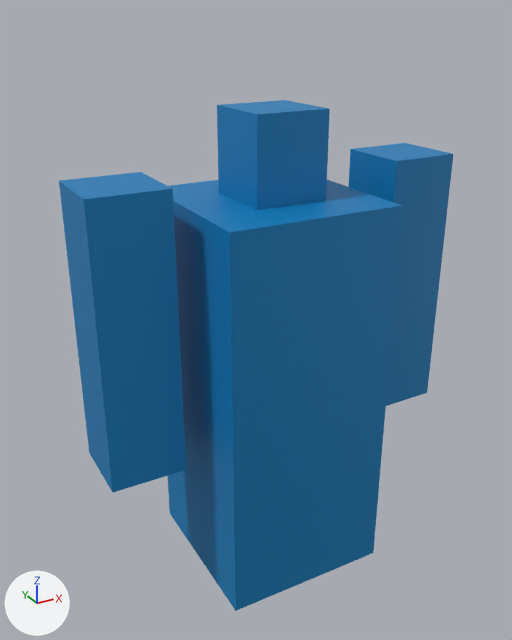
A saved change to the glTF model project/Resources/Models/gltf/player_singleMesh.gltf.
Rendered twice from a 50 mm lens placed at (-3.8, -6.58, 4.07), pointed at (0.02, 0.36, 0.6). Arrows for +X, +Y and +Z are at lower left; the lights stay in place. Vertices at the same position are counted once.

The first picture shows 'Body'.
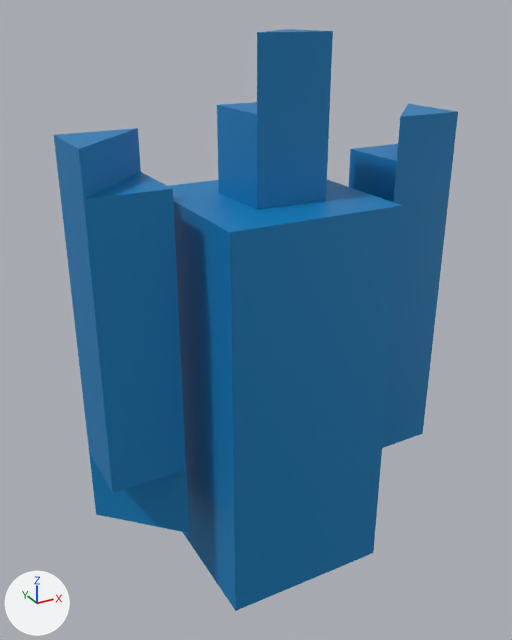
Changed parts and their boxes (x1, y1, x2, y2) in the pictures (512 x 640 px):
'Body', reshaped (14% taller)
    before: (59, 100, 453, 611)
    after: (54, 29, 458, 611)
part 1 of me_cube_019, built on (blue)
    after: (382, 393, 427, 448)
part 2 of me_cube_019, built on
    before: (397, 143, 452, 161)
    after: (397, 104, 458, 161)
part 3 of me_cube_019, built on (blue)
    after: (89, 453, 189, 533)
part 4 of me_cube_019, built on
    before: (60, 172, 140, 199)
    after: (54, 128, 141, 199)
part 5 of me_cube_019, built on
    before: (259, 100, 329, 114)
    after: (257, 29, 333, 114)

Patch to the scene script:
```diff
--- a/project/Resources/Models/gltf/player_singleMesh.gltf.py
+++ b/project/Resources/Models/gltf/player_singleMesh.gltf.py
@@ me_cube_019 @@
 me_cube_019.from_pydata(...)  # 40 vertices, 60 faces; spans x -2.15..2.23, y -1.0..1.86, z -2.37..3.14
 # used by ob_body; location = (0.0, 0.0, 0.0)
 # verts and faces of me_cube_019; kept vertices keep their numbers, new ones are numbered from 40
 # before: 8 (1.36, 0.45, -0.65), 12 (1.38, -0.4, -0.65), 14 (2.23, -0.38, -0.65) at pixel (427, 392)
 # before: 11 (2.21, 0.47, 2.52) at pixel (404, 142), 13 (1.38, -0.4, 2.52) at pixel (396, 160), 15 (2.23, -0.38, 2.52) at pixel (453, 153)
 # before: 16 (-2.15, 0.42, -0.65) at pixel (89, 452), 18 (-1.3, 0.42, -0.65), 22 (-1.3, -0.42, -0.65) at pixel (185, 469)
 # before: 17 (-2.15, 0.42, 2.52) at pixel (58, 180), 19 (-1.3, 0.42, 2.52) at pixel (140, 171), 21 (-2.15, -0.42, 2.52) at pixel (83, 199)
 # before: 27 (0.43, 0.43, 3.14) at pixel (285, 100), 29 (-0.4, -0.43, 3.14) at pixel (257, 114), 31 (0.44, -0.42, 3.14) at pixel (329, 108)
+# me_cube_019 part 1
+delete_faces([(8, 14, 12)])
+for new, old in zip([49, 50, 51], [8, 12, 14]): verts[new] = verts[old] + (0.0, 0.0, -0.64)
+faces += [(12, 50, 14), (14, 50, 51), (49, 51, 50), (8, 14, 51), (8, 51, 49), (8, 49, 12)]
+faces += [(12, 49, 50)]
+# me_cube_019 part 2
+delete_faces([(11, 13, 15)])
+for new, old in zip([46, 47, 48], [11, 13, 15]): verts[new] = verts[old] + (0.0, 0.0, 0.48)
+faces += [(13, 15, 48), (13, 48, 47), (46, 47, 48), (11, 13, 47), (11, 47, 46), (11, 46, 15)]
+faces += [(15, 46, 48)]
+# me_cube_019 part 3
+delete_faces([(16, 18, 22)])
+for new, old in zip([52, 53, 54], [16, 18, 22]): verts[new] = verts[old] + (0.0, 0.0, -0.88)
+faces += [(16, 52, 22), (22, 52, 54), (52, 53, 54), (18, 22, 54), (18, 54, 53), (16, 18, 53)]
+faces += [(16, 53, 52)]
+# me_cube_019 part 4
+delete_faces([(17, 21, 19)])
+for new, old in zip([43, 44, 45], [17, 19, 21]): verts[new] = verts[old] + (0.0, 0.0, 0.44)
+faces += [(17, 21, 45), (17, 45, 43), (43, 45, 44), (19, 44, 21), (21, 44, 45), (17, 43, 19)]
+faces += [(19, 43, 44)]
+# me_cube_019 part 5
+delete_faces([(27, 29, 31)])
+for new, old in zip([40, 41, 42], [27, 29, 31]): verts[new] = verts[old] + (0.0, 0.0, 0.73)
+faces += [(29, 31, 42), (29, 42, 41), (40, 41, 42), (27, 40, 31), (31, 40, 42), (27, 29, 41)]
+faces += [(27, 41, 40)]
 me_cube_019.materials.append(mat_material_019)
```
